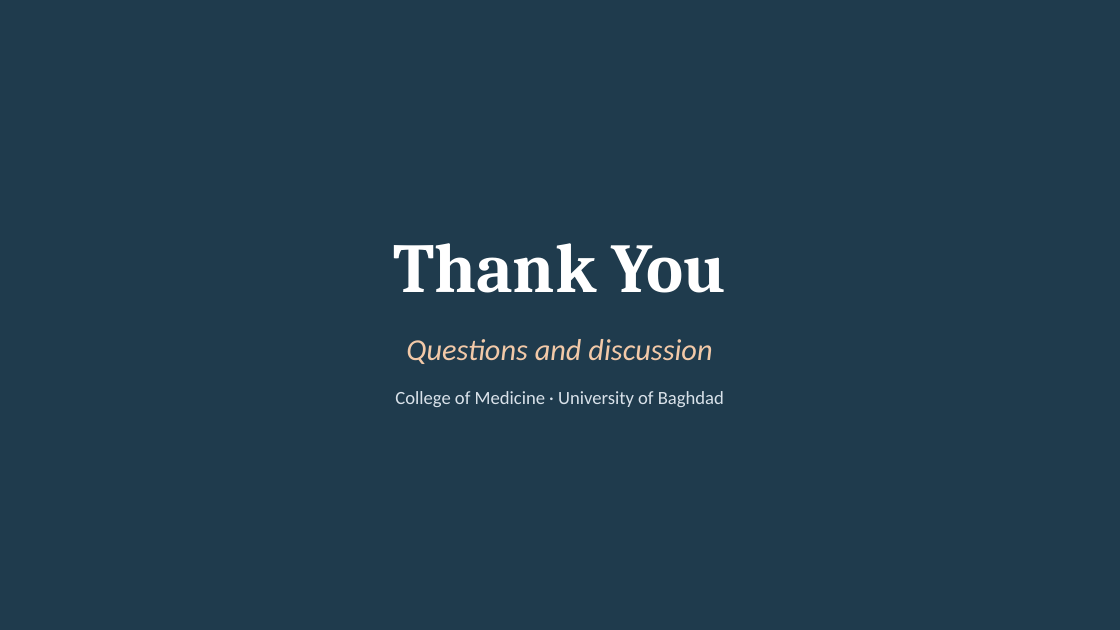
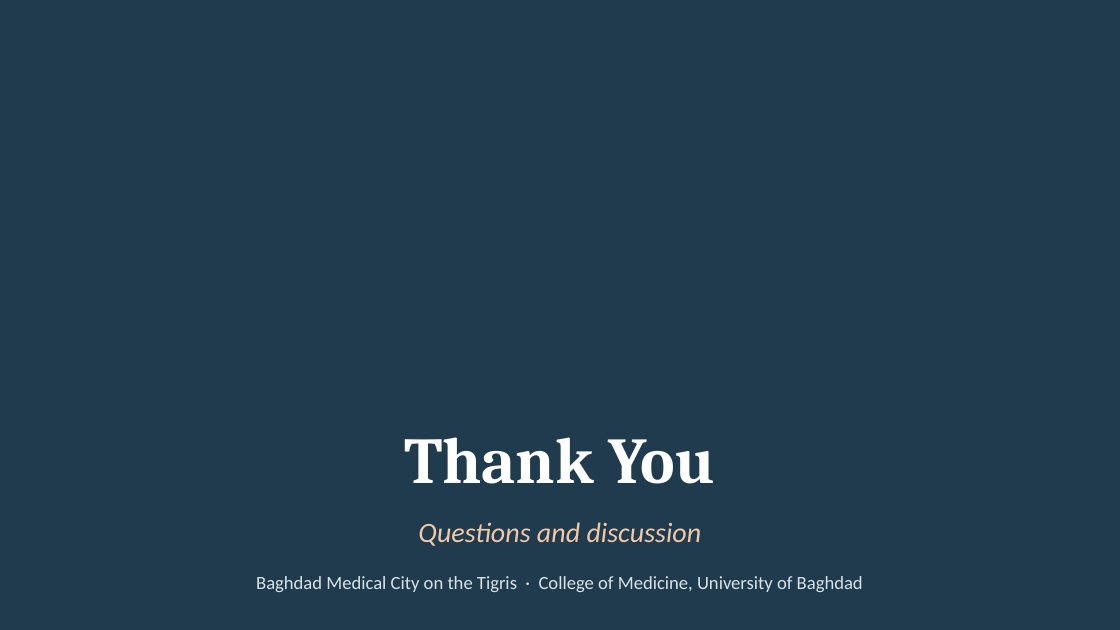
Before and after one commit to Yaseen279/History-Exam, a slide deck: slide 24 of research/output/study/slides/Defence_Presentation.pptx. Drawn at 1120x630 pixels with LibreOffice and Linux fonts; fonts in the diff are those of the drawing; background and template pictures are left out. Boxes give left, top, right and bottom in pixels: in the first picture for what was removed or moved away, otherwise in the second. Text is boxed around its words. In the diff, an @@ line names an element or a change of style, - is before the commit and + after.

```diff
--- a/research/output/study/slides/Defence_Presentation.pptx
+++ b/research/output/study/slides/Defence_Presentation.pptx
@@ rectangle: place and size @@
-rectangle at [0,193,1120,437]
+rectangle at [0,399,1120,630]
@@ rectangle at [0,399,1120,630]: fill #1F3B4D at 88% opacity to #1F3B4D at 92% opacity @@
@@ text "Thank You": place and size @@
-text "Thank You" at [393,243,727,293]
+text "Thank You" at [404,437,715,484]
@@ text "Thank You" at [404,437,715,484]: size 60 to 56 pt @@
@@ text "Questions and discussion": place and size @@
-text "Questions and discussion" at [406,339,712,364]
+text "Questions and discussion" at [418,522,702,546]
@@ text "Questions and discussion" at [418,522,702,546]: size 26 to 24 pt @@
@@ text at [256,576,863,592]: text changed @@
-College of Medicine · University of Baghdad
+Baghdad Medical City on the Tigris · College of Medicine, University of Baghdad
```
Also in this commit, not shown: 7 other slides changed, 9 other files.
